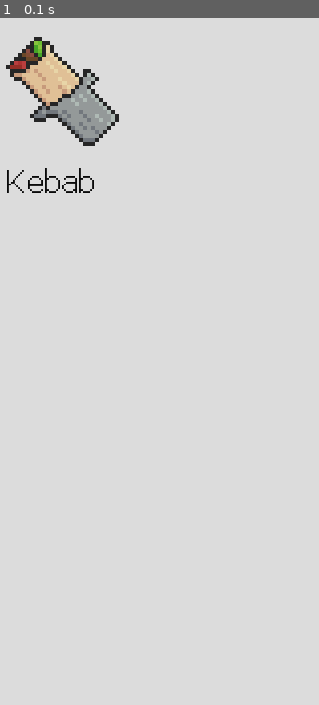
Above: before the commit, frame 1.
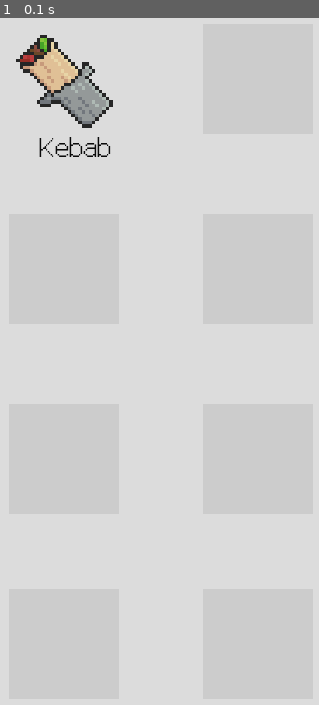
Above: after the commit, the same moment.

Repository: MichalRybecky/JAKP
Game: pygame game, started from main.py
Same seed, same stepped clock (60 frames per second), same inputs: the game is played once before the commit and once after it.
Inputs:
- Up to frame 1 (0.1 s): no input

The runs differ from the first frame. In frame 1, 2.7% of the frame differs, in the area x 1-38%, y 2-26%.

Commit message:
layout menu s miestami pre ikonky in place

Diff:
--- a/main.py
+++ b/main.py
@@ -8,8 +8,8 @@
 import os
 import pygame
 
-HEIGHT=900
-WIDTH=500
+HEIGHT = 900
+WIDTH = 500
 
 HEIGHT_H = HEIGHT // 2
 WIDTH_H = WIDTH // 2
@@ -18,15 +18,17 @@
 pygame.init()
 WIN = pygame.display.set_mode((WIDTH, HEIGHT))
 pygame.display.set_caption("JAKP")
-main_font = pygame.font.Font("pixel_font.ttf", 15)
+main_font = pygame.font.Font("pixel_font.ttf", 12)
 
 # Loading assets
 # ked tu toho bude vela, nadzigat do samostatneho modulu
-#BG = pygame.transform.scale(
+# BG = pygame.transform.scale(
 #        pygame.image.load(os.path.join("bg.png")), (WIDTH, HEIGHT))
 
+icon_size = 110
+icon_size_h = icon_size // 2
 KEBAB = pygame.image.load(os.path.join("assets", "kebab_101.png"))
-KEBAB = pygame.transform.scale(KEBAB, (130, 130))
+KEBAB = pygame.transform.scale(KEBAB, (icon_size, icon_size))
 
 
 def collide(obj1, obj2) -> bool:
@@ -43,18 +45,82 @@
     click = False
     # main app loop
     while run:
-        #WIN.blit(BG, (0, 0))
+        # WIN.blit(BG, (0, 0))
         pygame.draw.rect(WIN, (220, 220, 220), pygame.Rect(0, 0, WIDTH, HEIGHT))
 
         pos_x, pos_y = pygame.mouse.get_pos()
 
         # kebab
-        WIN.blit(KEBAB, ((WIDTH_H // 2) - 40, HEIGHT_H // 3))
+        WIN.blit(KEBAB, ((WIDTH_H - icon_size_h) // 2, HEIGHT_H // 3))
         label_kebab = main_font.render("Kebab", 1, (10, 10, 10))
-        WIN.blit(label_kebab, ((WIDTH_H // 2) - 30, (HEIGHT_H // 3) + 140))
+        WIN.blit(
+            label_kebab,
+            (
+                (WIDTH_H - (label_kebab.get_width() // 2)) // 2 + 20,
+                (HEIGHT_H // 3) + icon_size,
+            ),
+        )
+
+        # stvorcove templaty pre nove appky
+        pygame.draw.rect(
+            WIN,
+            (204, 204, 204),
+            pygame.Rect(
+                (WIDTH_H - icon_size_h) // 2 * 3, HEIGHT_H // 3, icon_size, icon_size
+            ),
+        )
+        pygame.draw.rect(
+            WIN,
+            (204, 204, 204),
+            pygame.Rect(
+                (WIDTH_H - icon_size_h) // 2, HEIGHT_H - icon_size, icon_size, icon_size
+            ),
+        )
+        pygame.draw.rect(
+            WIN,
+            (204, 204, 204),
+            pygame.Rect(
+                (WIDTH_H - icon_size_h) // 2 * 3, HEIGHT_H - icon_size, icon_size, icon_size
+            ),
+        )
+        pygame.draw.rect(
+            WIN,
+            (204, 204, 204),
+            pygame.Rect(
+                (WIDTH_H - icon_size_h) // 2 * 3, HEIGHT_H - icon_size, icon_size, icon_size
+            ),
+        )
+        pygame.draw.rect(
+            WIN,
+            (204, 204, 204),
+            pygame.Rect(
+                (WIDTH_H - icon_size_h) // 2, HEIGHT_H + icon_size - 30, icon_size, icon_size
+            ),
+        )
+        pygame.draw.rect(
+            WIN,
+            (204, 204, 204),
+            pygame.Rect(
+                (WIDTH_H - icon_size_h) // 2 * 3, HEIGHT_H + icon_size - 30, icon_size, icon_size
+            ),
+        )
+        pygame.draw.rect(
+            WIN,
+            (204, 204, 204),
+            pygame.Rect(
+                (WIDTH_H - icon_size_h) // 2, HEIGHT_H * 3 // 2 + 40, icon_size, icon_size
+            ),
+        )
+        pygame.draw.rect(
+            WIN,
+            (204, 204, 204),
+            pygame.Rect(
+                (WIDTH_H - icon_size_h) // 2 * 3, HEIGHT_H * 3 // 2 + 40, icon_size, icon_size
+            ),
+        )
 
         # Button Activations
-        #if b_1.collidepoint(pos_x, pos_y):
+        # if b_1.collidepoint(pos_x, pos_y):
         #    if click:
         #        print("si klikol, gratulka jak sa hovori")
 
